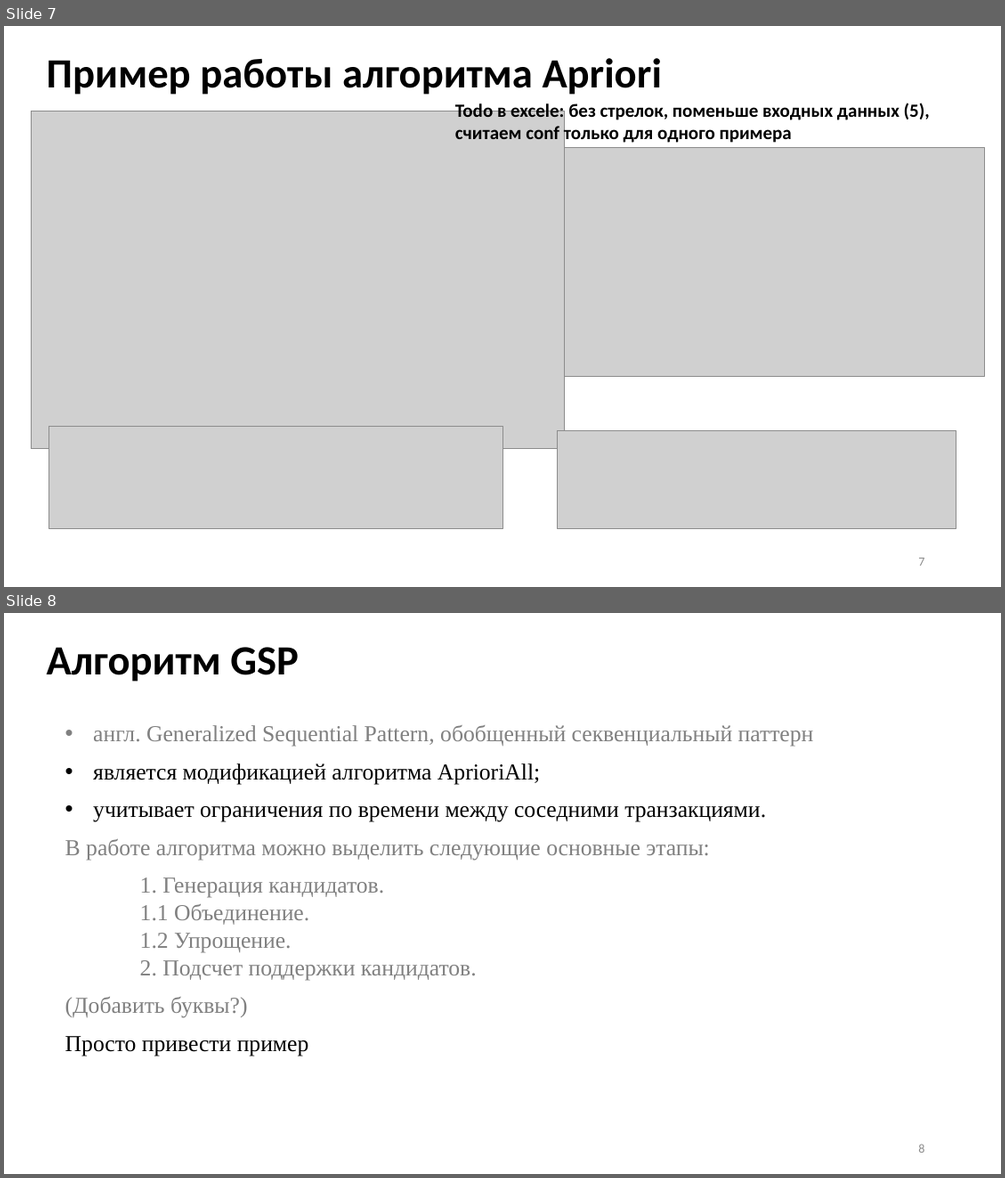
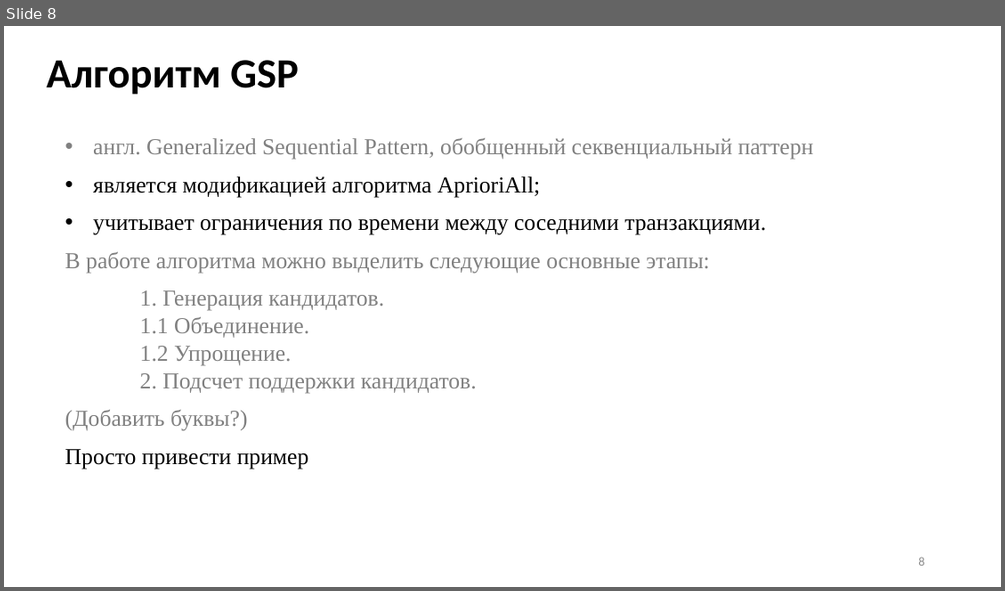
Before and after one commit to Inlucker/7semestr, a slide deck: НИР и ВКР/Презентация/ПронинАС_НИР_презентация.pptx. Shown one above the other, each under a label of ours: slides 7 and 8 before the commit, slide 8 after it. The pictures are 1005x1178 and 1005x591 pixels, drawn with LibreOffice and Linux fonts; fonts in the diff are those of the drawing; grey boxes stand for pictures. Boxes give left, top, right and bottom in pixels: in the first picture for what was removed or moved away, otherwise in the second. Text is boxed around its words. In the diff, an @@ line names an element or a change of style, - is before the commit and + after.

```diff
--- a/НИР и ВКР/Презентация/ПронинАС_НИР_презентация.pptx
+++ b/НИР и ВКР/Презентация/ПронинАС_НИР_презентация.pptx
@@ slide 7 removed at (4, 26, 1001, 587), background #FFFFFF @@
@@ title removed at (47, 58, 662, 95) @@
-Пример работы алгоритма Apriori
@@ text removed at (455, 101, 930, 145) @@
-Todo в excele: без стрелок, поменьше входных данных (5), считаем conf только для одного примера
@@ picture removed at (31, 111, 564, 449) @@
@@ picture removed at (531, 148, 985, 377) @@
@@ picture removed at (48, 426, 502, 528) @@
@@ picture removed at (558, 431, 956, 528) @@
@@ page number removed at (918, 557, 924, 565) @@
-7
```
Also in this commit, not shown: 4 slides changed, 1 slide added, 3 other files.
